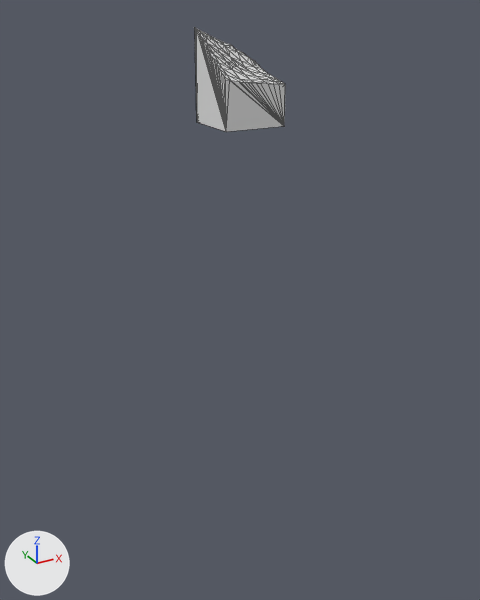
Two versions of the glTF model assets/terrain/surface_pieces/surf_40_4.glb, one commit apart.
Both versions are drawn from a camera (50 mm lens) standing at (67.0, 41.1, -1.7) and looking at (93.0, 88.5, -25.4). Arrows for +X, +Y and +Z are at lower left; the lights stay in place. The older version comes first. Mesh edges are drawn as thin lines on the coarser meshes. Where no turn or scale is listed for an object, it has been applied to the vertices.

Objects in the first picture: 'geometry_0'.
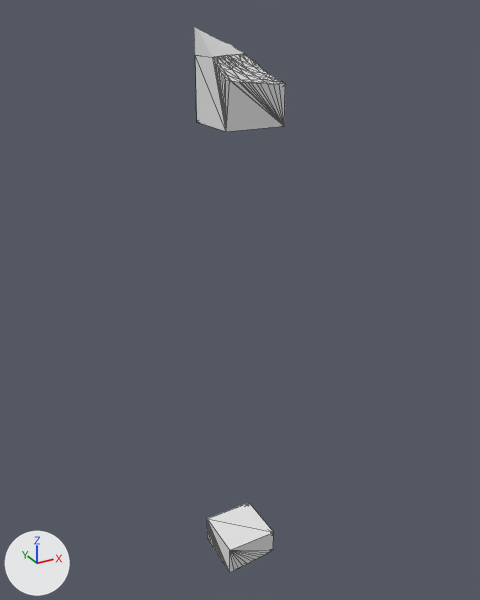
What differs and where, as boxes (x1, y1, x2, y2) in the pictures (480 x 600 px):
```json
{"object": "layer_10", "change": "added", "after": [207, 503, 274, 572]}
```

Edits to the scene script, one JSON object a line:
```json
{"op": "add", "block": "me_layer_10", "code": ["me_layer_10 = bpy.data.meshes.new('layer_10')", "me_layer_10.from_pydata(...)  # 73 vertices, 142 faces; spans x 90.0..95.0, y 85.0..90.0, z -52.86..-50.0"]}
{"op": "add", "block": "ob_layer_10", "code": ["ob_layer_10 = bpy.data.objects.new('layer_10', me_layer_10)", "ob_layer_10.location = (0.0, 0.0, 0.0)"]}
```
